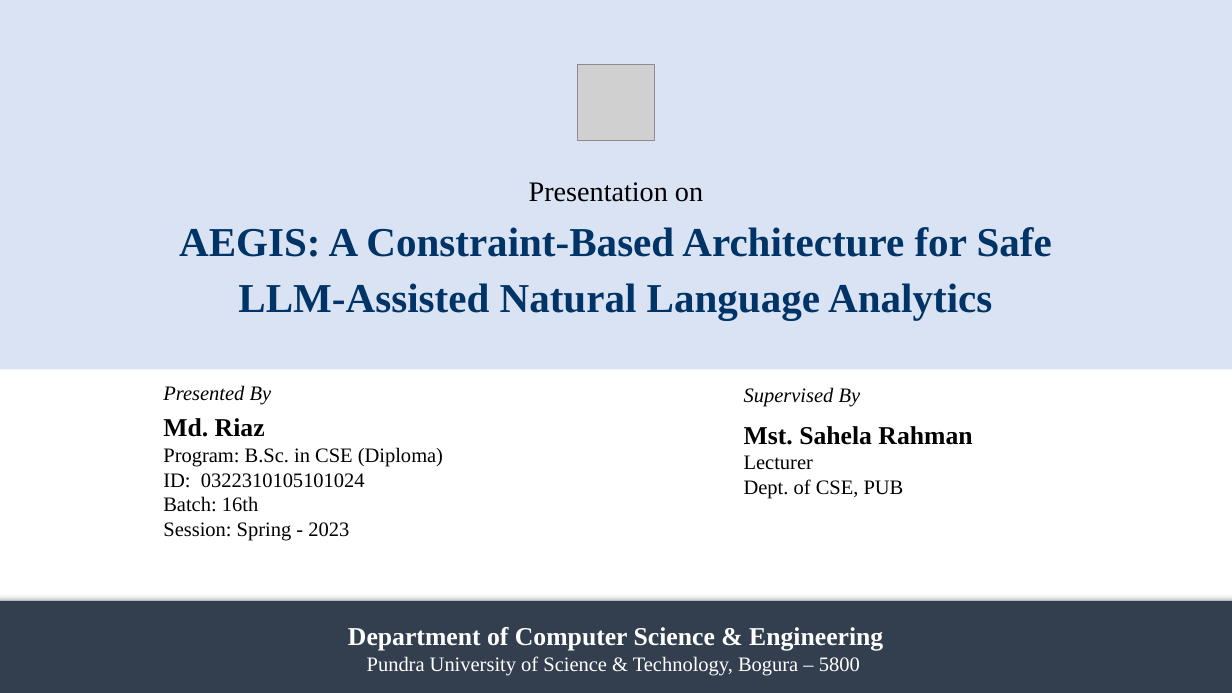
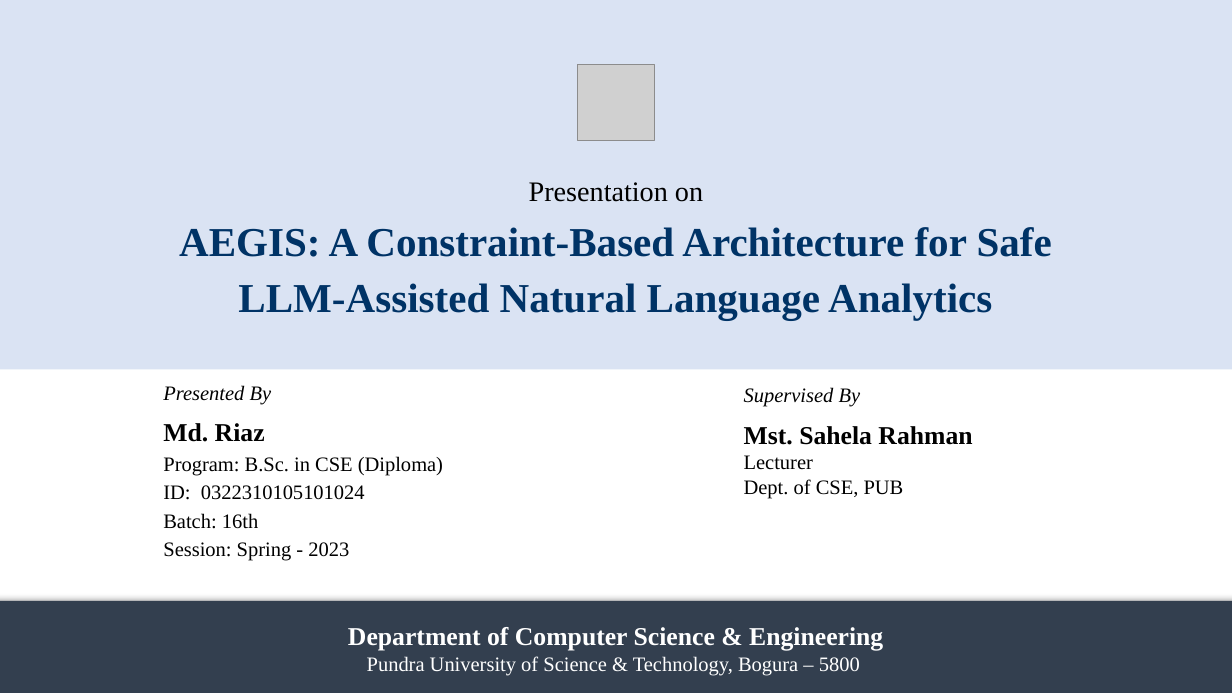
Before and after one commit to md-riaz/AEGIS-Research, a slide deck: slide 1 of docs/scripts/Md_Riaz_Mid_Defense_Final_0322310105101024.pptx. Drawn at 1232x693 pixels with LibreOffice and Linux fonts; fonts in the diff are those of the drawing; grey boxes stand for pictures. Boxes give left, top, right and bottom in pixels: in the first picture for what was removed or moved away, otherwise in the second. Text is boxed around its words. In the diff, an @@ line names an element or a change of style, - is before the commit and + after.

Commit message:
Fix mid defense title slide layout

```diff
--- a/docs/scripts/Md_Riaz_Mid_Defense_Final_0322310105101024.pptx
+++ b/docs/scripts/Md_Riaz_Mid_Defense_Final_0322310105101024.pptx
@@ text "Md. Riaz" at box(163, 423, 443, 561): line spacing 1 to 1.16 @@
```
Also in this commit, not shown: 2 other files.
